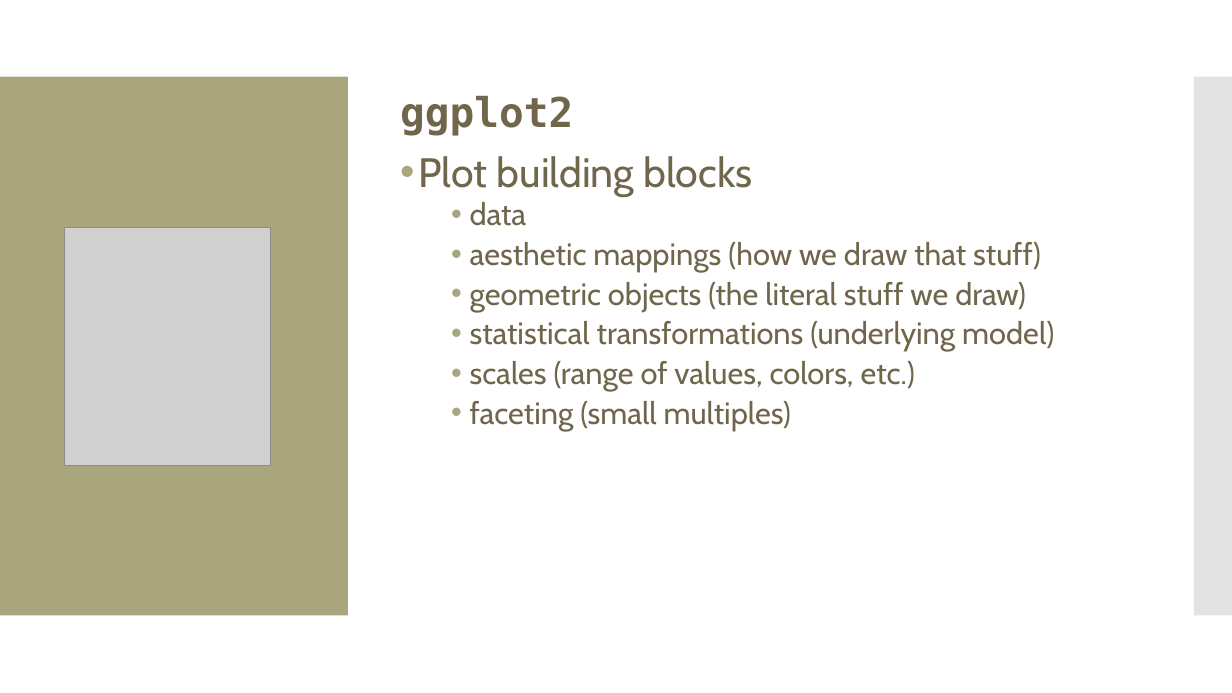
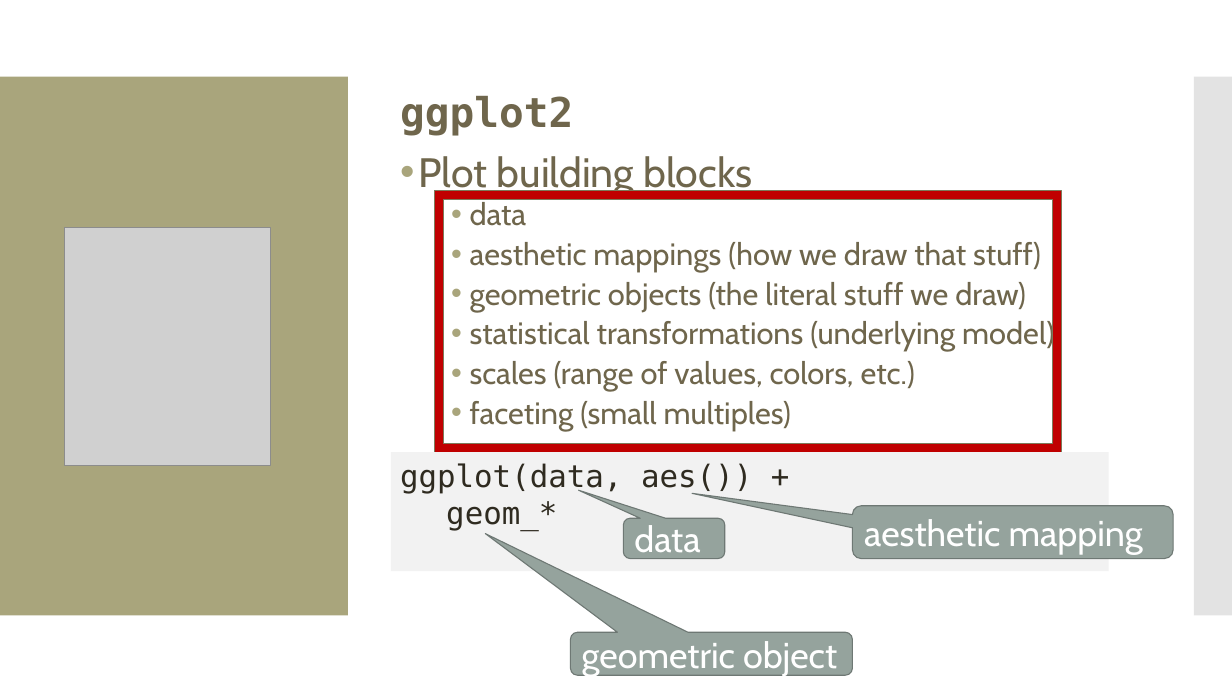
Before and after one commit to amosca01/Intro-DS-F23, a slide deck: slide 4 of slides/07-grammar-of-graphics-color.pptx. Drawn at 1232x693 pixels with LibreOffice and Linux fonts; fonts in the diff are those of the drawing; grey boxes stand for pictures. Boxes give left, top, right and bottom in pixels: in the first picture for what was removed or moved away, otherwise in the second. Text is boxed around its words. In the diff, an @@ line names an element or a change of style, - is before the commit and + after.

```diff
--- a/slides/07-grammar-of-graphics-color.pptx
+++ b/slides/07-grammar-of-graphics-color.pptx
@@ frame added at <box>435,190,1062,452</box>, fill #C00000, outline #7D7A5C 0.85 pt @@
@@ rectangle added at <box>391,452,1109,571</box>, fill #F2F2F2, 24 pt, text #2F2B20 @@
+ggplot(data, aes()) +
+geom_*
@@ rounded speech box added at <box>853,506,1174,558</box>, fill #95A39D, outline #6E7974 0.85 pt, 28 pt, text #FFFFFF @@
+aesthetic mapping
@@ rounded speech box added at <box>624,518,726,559</box>, fill #95A39D, outline #6E7974 0.85 pt, 28 pt, text #FFFFFF @@
+data
@@ rounded speech box added at <box>570,632,852,676</box>, fill #95A39D, outline #6E7974 0.85 pt, 28 pt, text #FFFFFF @@
+geometric object
```
Also in this commit, not shown: 2 other slides changed, 20 slides added, 5 slides removed, 4 other files.
